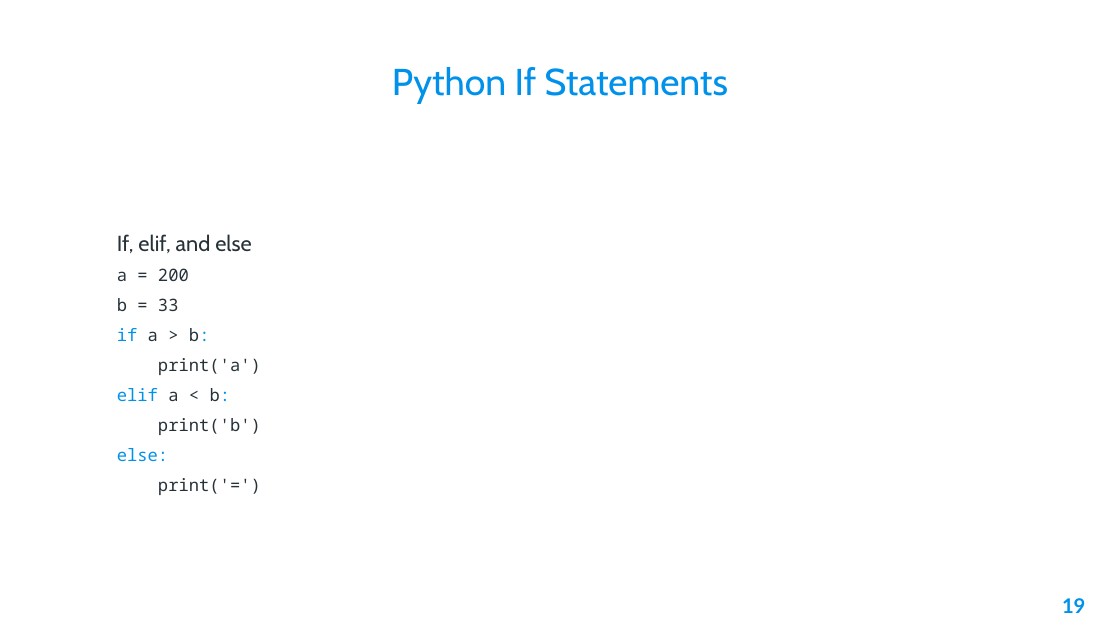
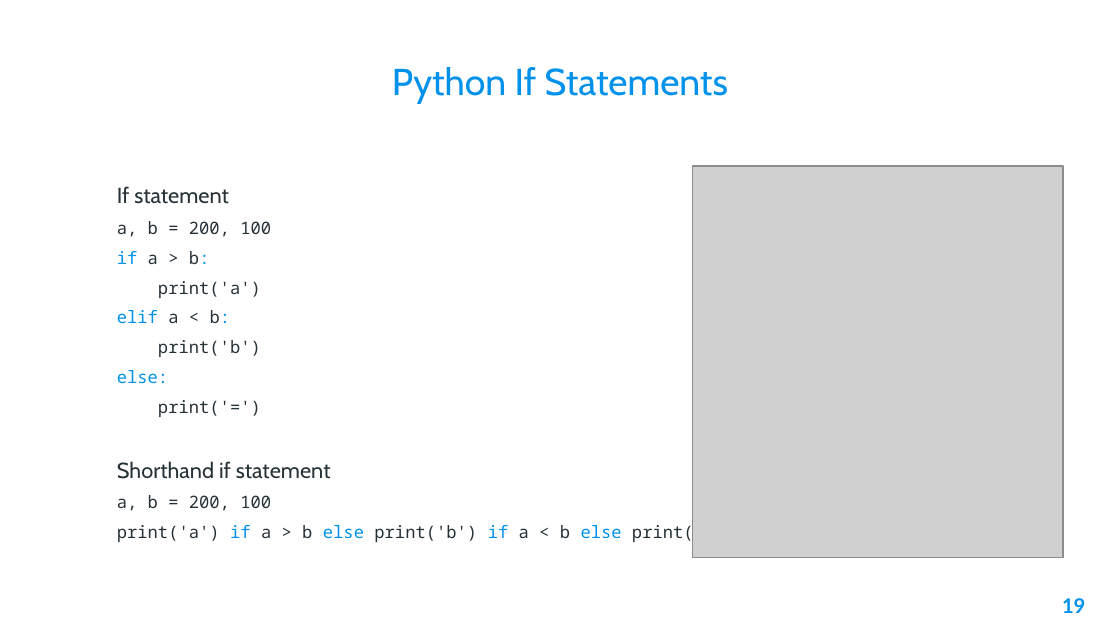
Before and after one commit to AleeRezaa/learn-python, a slide deck: slide 19 of Python.pptx. Drawn at 1120x630 pixels with LibreOffice and Linux fonts; fonts in the diff are those of the drawing; grey boxes stand for pictures; background and template pictures are left out. Boxes give left, top, right and bottom in pixels: in the first picture for what was removed or moved away, otherwise in the second. Text is boxed around its words. In the diff, an @@ line names an element or a change of style, - is before the commit and + after.

```diff
--- a/Python.pptx
+++ b/Python.pptx
@@ picture added at (692,166,1063,558) @@
@@ text at (117,186,271,237): text changed @@
-If, elif, and else
-a = 200
-b = 33
+If statement
+a, b = 200, 100
@@ text at (117,461,735,544): paragraphs added @@
+Shorthand if statement
+a, b = 200, 100
+print('a') if a > b else print('b') if a < b else print('=')
```
Also in this commit, not shown: 9 other slides changed, 1 slide added, 3 slides removed.
